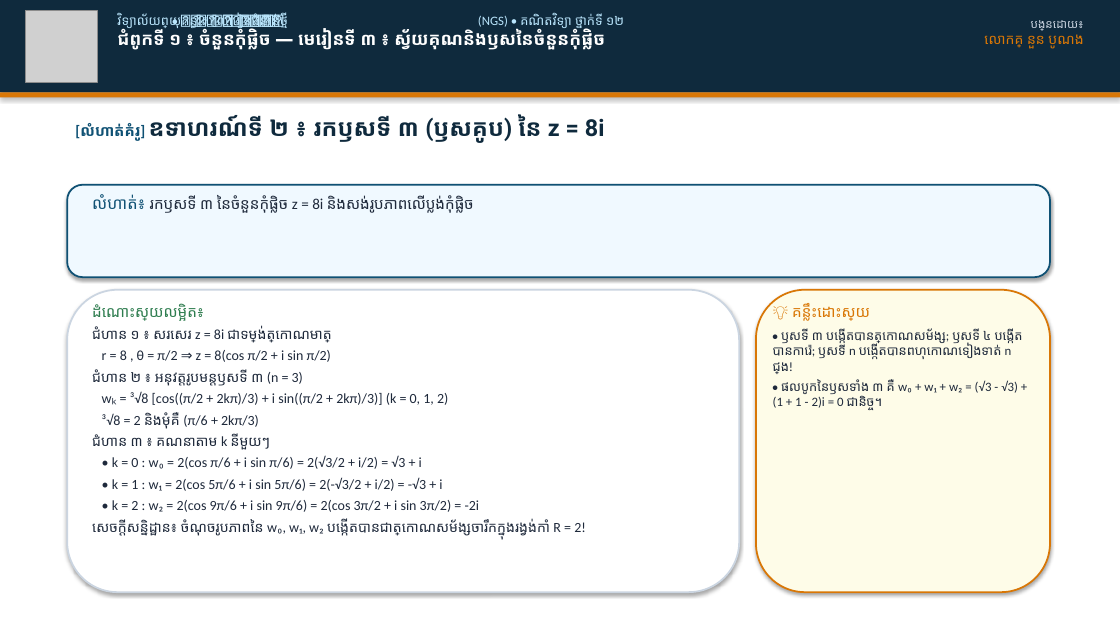
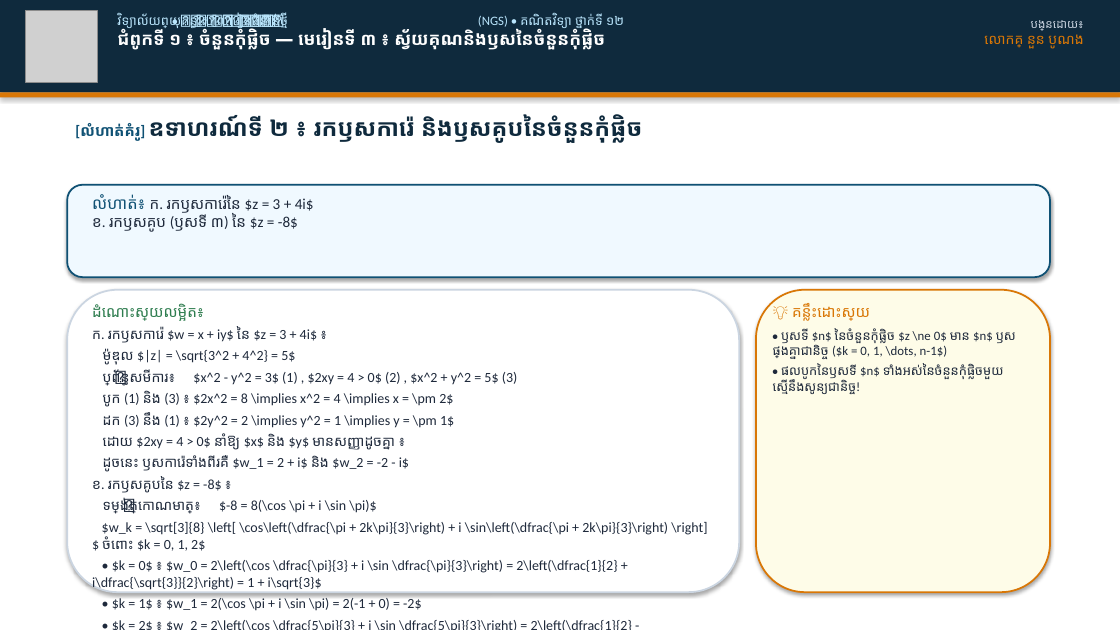
Before and after one commit to nuonbonorng8888-beep/teacher-dashboard, a slide deck: slide 8 of slides/ជំពូកទី១_មេរៀនទី៣_ស្វ័យគុណនិងឫសនៃចំនួនកុំផ្លិច.pptx (slide 7 before the commit). Drawn at 1120x630 pixels with LibreOffice and Linux fonts; fonts in the diff are those of the drawing; grey boxes stand for pictures. Boxes give left, top, right and bottom in pixels: in the first picture for what was removed or moved away, otherwise in the second. Text is boxed around its words. In the diff, an @@ line names an element or a change of style, - is before the commit and + after.

```diff
--- a/slides/ជំពូកទី១_មេរៀនទី៣_ស្វ័យគុណនិងឫសនៃចំនួនកុំផ្លិច.pptx
+++ b/slides/ជំពូកទី១_មេរៀនទី៣_ស្វ័យគុណនិងឫសនៃចំនួនកុំផ្លិច.pptx
@@ text at box(75, 115, 642, 143): text changed @@
-[លំហាត់គំរូ] ឧទាហរណ៍ទី ២ ៖ រកឫសទី ៣ (ឫសគូប) នៃ z = 8i
+[លំហាត់គំរូ] ឧទាហរណ៍ទី ២ ៖ រកឫសការ៉េ និងឫសគូបនៃចំនួនកុំផ្លិច
@@ text at box(92, 194, 314, 232): text changed @@
-លំហាត់៖ រកឫសទី ៣ នៃចំនួនកុំផ្លិច z = 8i និងសង់រូបភាពលើប្លង់កុំផ្លិច
+លំហាត់៖ ក. រកឫសការ៉េនៃ $z = 3 + 4i$
+ខ. រកឫសគូប (ឫសទី ៣) នៃ $z = -8$
@@ text at box(92, 326, 707, 611): text changed @@
-ជំហាន ១ ៖ សរសេរ z = 8i ជាទម្រង់ត្រីកោណមាត្រ
-r = 8 , θ = π/2 ⇒ z = 8(cos π/2 + i sin π/2)
-ជំហាន ២ ៖ អនុវត្តរូបមន្តឫសទី ៣ (n = 3)
-wₖ = ³√8 [cos((π/2 + 2kπ)/3) + i sin((π/2 + 2kπ)/3)] (k = 0, 1, 2)
-³√8 = 2 និងមុំគឺ (π/6 + 2kπ/3)
-ជំហាន ៣ ៖ គណនាតាម k នីមួយៗ
-• k = 0 : w₀ = 2(cos π/6 + i sin π/6) = 2(√3/2 + i/2) = √3 + i
-• k = 1 : w₁ = 2(cos 5π/6 + i sin 5π/6) = 2(-√3/2 + i/2) = -√3 + i
-• k = 2 : w₂ = 2(cos 9π/6 + i sin 9π/6) = 2(cos 3π/2 + i sin 3π/2) = -2i
-សេចក្តីសន្និដ្ឋាន៖ ចំណុចរូបភាពនៃ w₀, w₁, w₂ បង្កើតបានជាត្រីកោណសម័ង្សចារឹកក្នុងរង្វង់កាំ R = 2!
+ក. រកឫសការ៉េ $w = x + iy$ នៃ $z = 3 + 4i$ ៖
+ម៉ូឌុល $|z| = \sqrt{3^2 + 4^2} = 5$
+ប្រព័ន្ធសមីការ ៖ $x^2 - y^2 = 3$ (1) , $2xy = 4 > 0$ (2) , $x^2 + y^2 = 5$ (3)
+បូក (1) និង (3) ៖ $2x^2 = 8 \implies x^2 = 4 \implies x = \pm 2$
+ដក (3) នឹង (1) ៖ $2y^2 = 2 \implies y^2 = 1 \implies y = \pm 1$
+ដោយ $2xy = 4 > 0$ នាំឱ្យ $x$ និង $y$ មានសញ្ញាដូចគ្នា ៖
+ដូចនេះ ឫសការ៉េទាំងពីរគឺ $w_1 = 2 + i$ និង $w_2 = -2 - i$
+ខ. រកឫសគូបនៃ $z = -8$ ៖
+ទម្រង់ត្រីកោណមាត្រ ៖ $-8 = 8(\cos \pi + i \sin \pi)$
+$w_k = \sqrt[3]{8} \left[ \cos\left(\dfrac{\pi + 2k\pi}{3}\right) + i \sin\left(\dfrac{\pi + 2k\pi}{3}\right) \right]$ ចំពោះ $k = 0, 1, 2$
+• $k = 0$ ៖ $w_0 = 2\left(\cos \dfrac{\pi}{3} + i \sin \dfrac{\pi}{3}\right) = 2\left(\dfrac{1}{2} + i\dfrac{\sqrt{3}}{2}\right) = 1 + i\sqrt{3}$
+• $k = 1$ ៖ $w_1 = 2(\cos \pi + i \sin \pi) = 2(-1 + 0) = -2$
+• $k = 2$ ៖ $w_2 = 2\left(\cos \dfrac{5\pi}{3} + i \sin \dfrac{5\pi}{3}\right) = 2\left(\dfrac{1}{2} - i\dfrac{\sqrt{3}}{2}\right) = 1 - i\sqrt{3}$
@@ text at box(773, 328, 1004, 394): text changed @@
-• ឫសទី ៣ បង្កើតបានត្រីកោណសម័ង្ស; ឫសទី ៤ បង្កើតបានការ៉េ; ឫសទី n បង្កើតបានពហុកោណទៀងទាត់ n ជ្រុង!
-• ផលបូកនៃឫសទាំង ៣ គឺ w₀ + w₁ + w₂ = (√3 - √3) + (1 + 1 - 2)i = 0 ជានិច្ច។
+• ឫសទី $n$ នៃចំនួនកុំផ្លិច $z \ne 0$ មាន $n$ ឫសផ្សេងគ្នាជានិច្ច ($k = 0, 1, \dots, n-1$)
+• ផលបូកនៃឫសទី $n$ ទាំងអស់នៃចំនួនកុំផ្លិចមួយ ស្មើនឹងសូន្យជានិច្ច!
```
Also in this commit, not shown: 12 other slides changed, 1 slide added, 12 other files.
